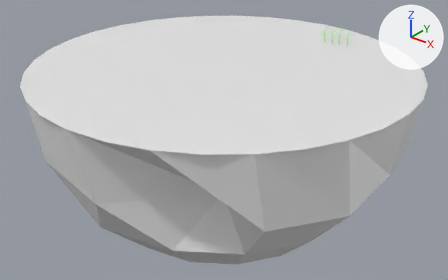
The Blender file Projeto fazenda/fazenda/Fazenda.blend, before and after one commit.
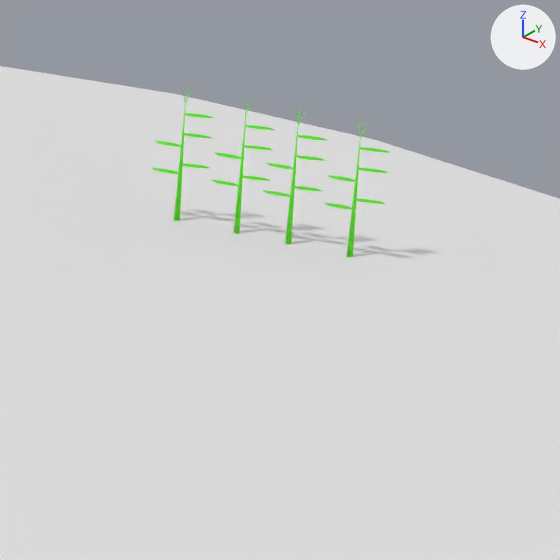
There are two pictures of each version: one whole from a 50 mm lens placed at (40.79, -53.62, 22.49), pointed at (-0.13, -2.48, -9.22), one close up on the part from 67% to 84% of the width and 4% to 31% of the height. Every picture has the same lights, and +X, +Y and +Z are marked at upper right.

Objects in the first close-up: 'ilha', 'milho', 'milho.001', 'milho.002', 'milho.003'.
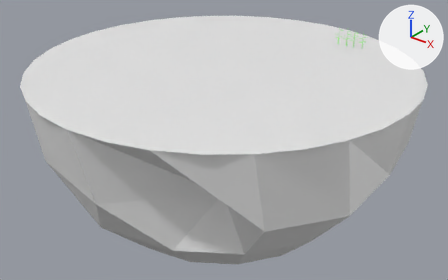
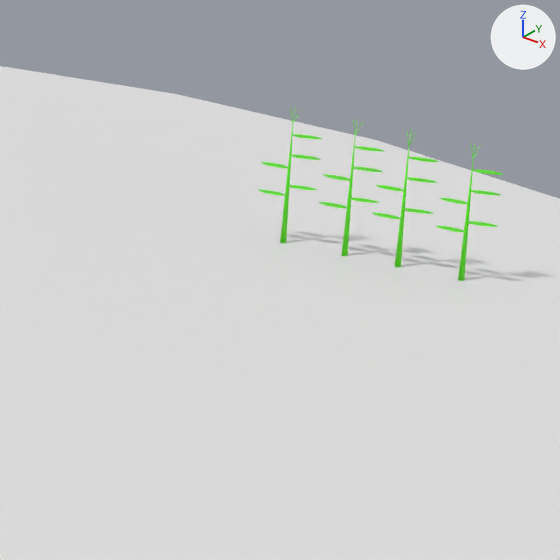
Edits to the bpy script that builds the scene:
```text
Change ob_milho_001:
    ob_milho_001.location: (5.05, 12.23, 0.99) -> (7.01, 12.23, 0.99)
Change ob_milho:
    ob_milho.location: (3.94, 12.23, 0.99) -> (5.9, 12.23, 0.99)
Change ob_milho_002:
    ob_milho_002.location: (7.1, 12.23, 0.99) -> (9.07, 12.23, 0.99)
Change ob_milho_003:
    ob_milho_003.location: (5.99, 12.23, 0.99) -> (7.96, 12.23, 0.99)
```

Where the change shows, as pixel boxes (x1, y1, x2, y2) in the close-ups (560 x 560 px):
'milho.002', moved: before (324, 121, 390, 257); after (436, 142, 503, 281)
'milho.003', moved: before (263, 107, 327, 244); after (373, 129, 439, 267)
'milho.001', moved: before (212, 101, 275, 234); after (319, 119, 385, 256)
'milho', moved: before (152, 85, 214, 221); after (258, 109, 322, 243)
